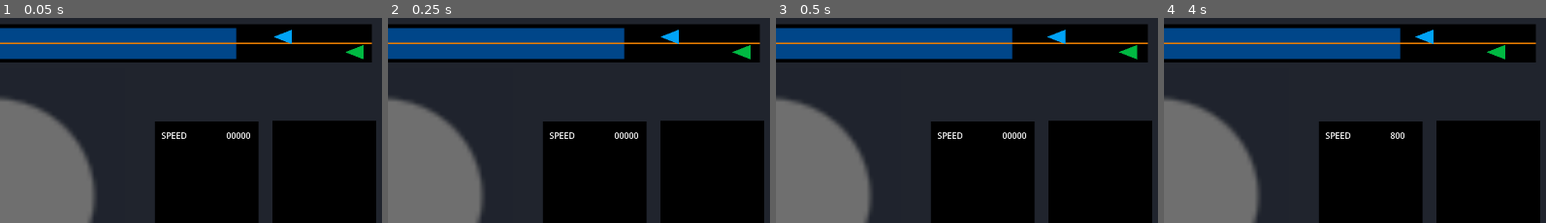
Above: before the commit, frames 1-4 (left to right).
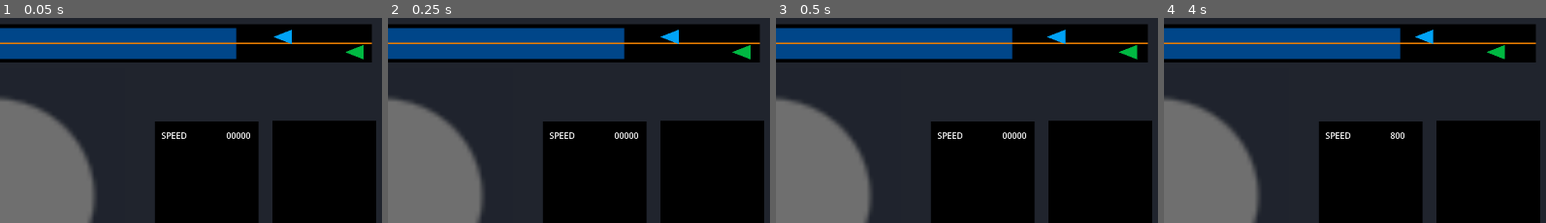
Above: after the commit, the same moments.

Repository: Altered-Dimension-Studios/brackeys-game-jam
Game: Godot game, scene res://Scenes/GameScene.tscn
The game is run twice, just before and just after one commit, with the same random seed, the same clock (stepped at 60 frames per second) and the same inputs.
Inputs (mouse positions are % of the whole screen's width and height, from its top left):
- Up to frame 1 (0.05 s): no input
- Up to frame 2 (0.25 s): no input
- Up to frame 3 (0.5 s): no input
- Up to frame 4 (4 s): click "INTERCEPT" at 0.5 s; click (95, 8) at 1.27 s; click "INTERCEPT" at 2 s; click (94, 8) at 2.77 s; click "INTERCEPT" at 3.5 s
The pictures show only the part of the screen within x 50-100%, y 0-50%; the shares and areas given below are measured in that part.

The runs differ from the first frame. In frame 1, less than 0.1% of the frame differs, in the area x 71-96%, y 6-21%; in frame 2, less than 0.1%; in frame 3, less than 0.1%; in frame 4, less than 0.1%, in the area x 65-90%, y 6-21%.

Commit message:
fix memory leak

Diff:
--- /dev/null
+++ b/Scenes/Markers.tscn
@@ -0,0 +1,26 @@
+[gd_scene load_steps=3 format=3 uid="uid://3xievwhakyrx"]
+
+[ext_resource type="Script" path="res://Scripts/globals.gd" id="1_ogqn2"]
+
+[sub_resource type="CanvasItemMaterial" id="CanvasItemMaterial_a5l16"]
+
+[node name="Markers" type="Node"]
+
+[node name="MapStart" type="Node2D" parent="."]
+material = SubResource("CanvasItemMaterial_a5l16")
+position = Vector2(1853, 77)
+
+[node name="MapEnd" type="Node2D" parent="."]
+material = SubResource("CanvasItemMaterial_a5l16")
+position = Vector2(76, 80)
+script = ExtResource("1_ogqn2")
+
+[node name="MapInterceptorStart" type="Node2D" parent="."]
+material = SubResource("CanvasItemMaterial_a5l16")
+position = Vector2(1537, 79)
+
+[node name="MapInterceptorEnd" type="Node2D" parent="."]
+material = SubResource("CanvasItemMaterial_a5l16")
+position = Vector2(530, 81)
+
+[node name="Area2D" type="Area2D" parent="MapInterceptorEnd"]
--- a/Scripts/Airplane.gd
+++ b/Scripts/Airplane.gd
@@ -29,6 +29,7 @@
 func _process(delta: float) -> void:
 	var km_per_second = air_speed / 3600.0
 	distance = max((distance - air_speed * delta), 0)
+	update_screen_position()
 
 func move_to_marker(marker: Node2D) -> void:
 	position = marker.position + position_offset
--- a/Scripts/game_scene.gd
+++ b/Scripts/game_scene.gd
@@ -4,15 +4,16 @@
 @onready var plane_end: Node2D = $Map/Markers/MapEnd
 @onready var interceptor_start: Node2D = $Map/Markers/MapInterceptorStart
 @onready var interceptor_end: Node2D = $Map/Markers/MapInterceptorEnd
-
+var airplane_scene = preload("res://Scenes/Airplane.tscn")
+var interceptor_scene = preload("res://Scenes/Interceptor.tscn")
 var airplane: Airplane
 var interceptor: Interceptor
 
 var selected_plane: Airplane
 
 func _ready() -> void:
-	airplane = preload("res://Scenes/Airplane.tscn").instantiate() as Airplane
-	interceptor = preload("res://Scenes/Interceptor.tscn").instantiate() as Interceptor
+	airplane = airplane_scene.instantiate() as Airplane
+	interceptor = interceptor_scene.instantiate() as Interceptor
 
 	airplane.constructor([plane_start, plane_end])
 	interceptor.constructor([plane_start, plane_end], 90000)
@@ -27,15 +28,15 @@
 	interceptor.move_to_marker(interceptor_start)
 
 func _process(delta: float) -> void:
-
-
-	airplane.update_screen_position()
-	interceptor.update_screen_position()
-
-	if airplane.position.x < plane_end.position.x:
+	if airplane != null && airplane.position.x <= plane_end.position.x:
 		remove_child(airplane)
-	if interceptor.position.x < interceptor_end.position.x:
+		selected_plane = null
+		airplane.free()
+	if interceptor != null && \
+		interceptor.position.x < interceptor_end.position.x:
 		remove_child(interceptor)
+		selected_plane = null
+		interceptor = null
 
 	if selected_plane:
 		$Layout/FlightDetailsPanel/SpeedValue.text = str(selected_plane.air_speed)
